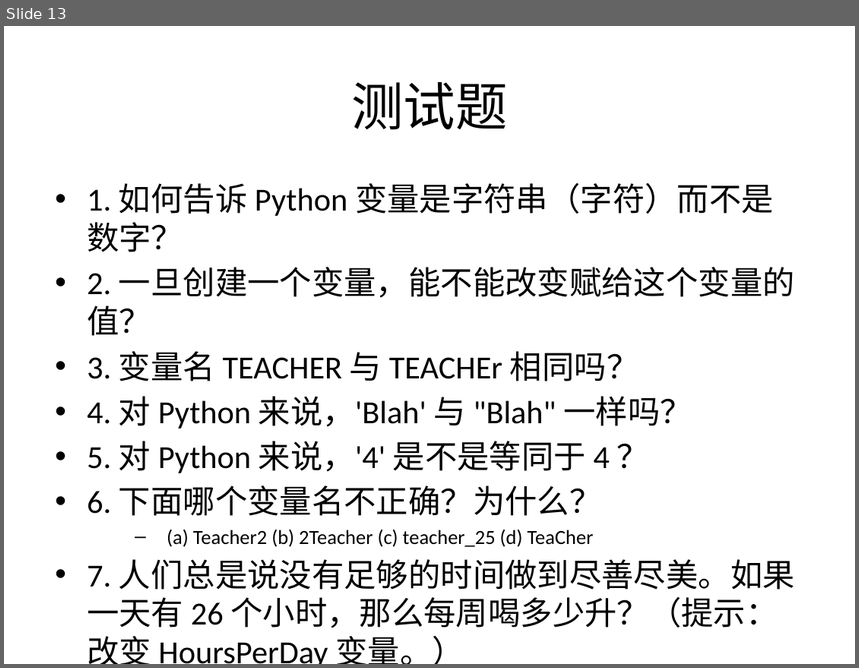
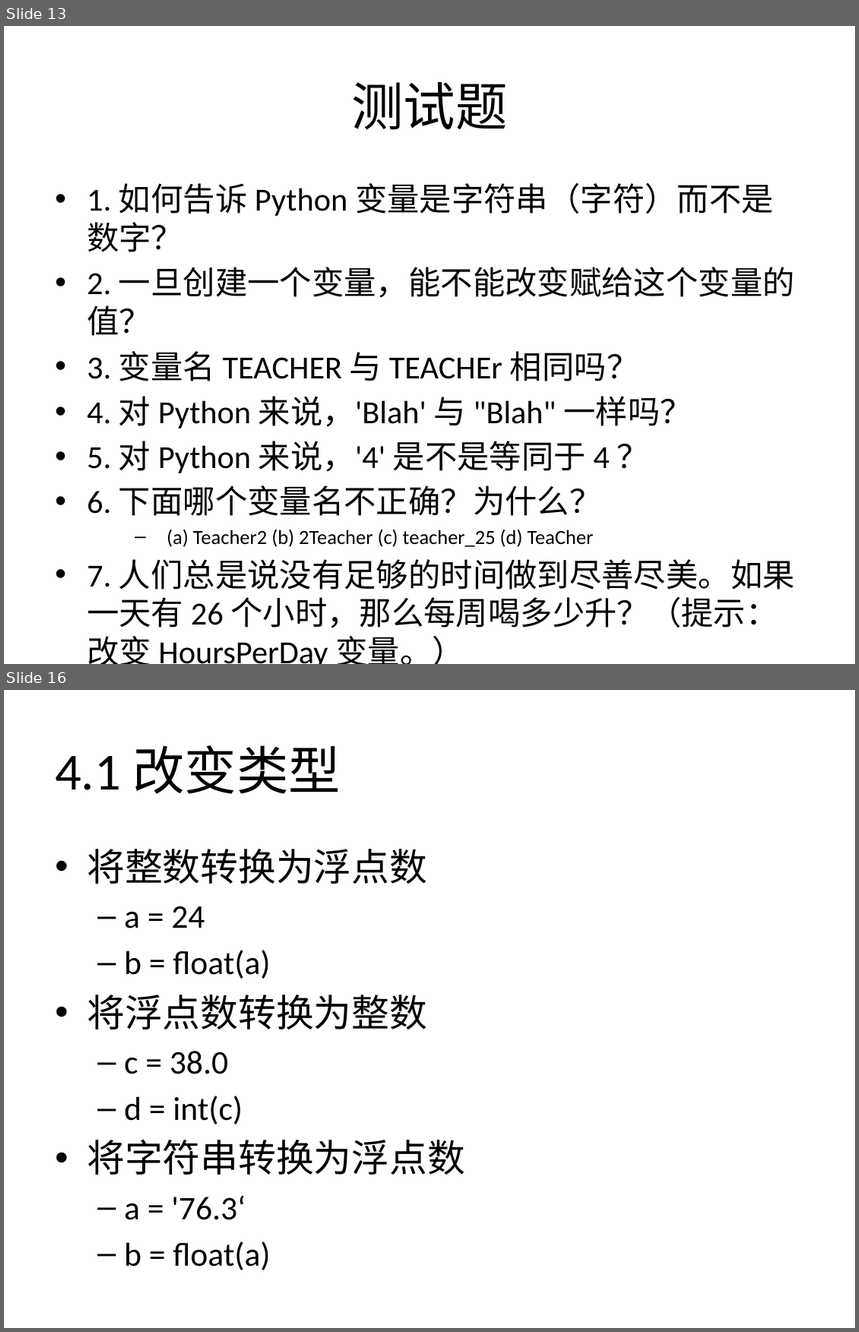
Before and after one commit to zhinan18/Python3, a slide deck: readme/Python3.pptx. Shown one above the other, each under a label of ours: slide 13 before the commit, slides 13 and 16 after it; the slides between them are not shown. The pictures are 859x668 and 859x1332 pixels, drawn with LibreOffice and Linux fonts; fonts in the diff are those of the drawing. Boxes give left, top, right and bottom in pixels: in the first picture for what was removed or moved away, otherwise in the second. Text is boxed around its words. In the diff, an @@ line names an element or a change of style, - is before the commit and + after.

```diff
--- a/readme/Python3.pptx
+++ b/readme/Python3.pptx
@@ slide 16 added at (4, 690, 855, 1328), background #FFFFFF @@
@@ title added at (55, 745, 341, 794), 44 pt, text #000000 @@
+4.1 改变类型
@@ text added at (87, 849, 465, 1271), 28 pt, text #000000 @@
+• 将整数转换为浮点数
+  – a = 24
+  – b = float(a)
+• 将浮点数转换为整数
+  – c = 38.0
+  – d = int(c)
+• 将字符串转换为浮点数
+  – a = '76.3‘
+  – b = float(a)
```
Also in this commit, not shown: 16 other slides added, 4 other files.
